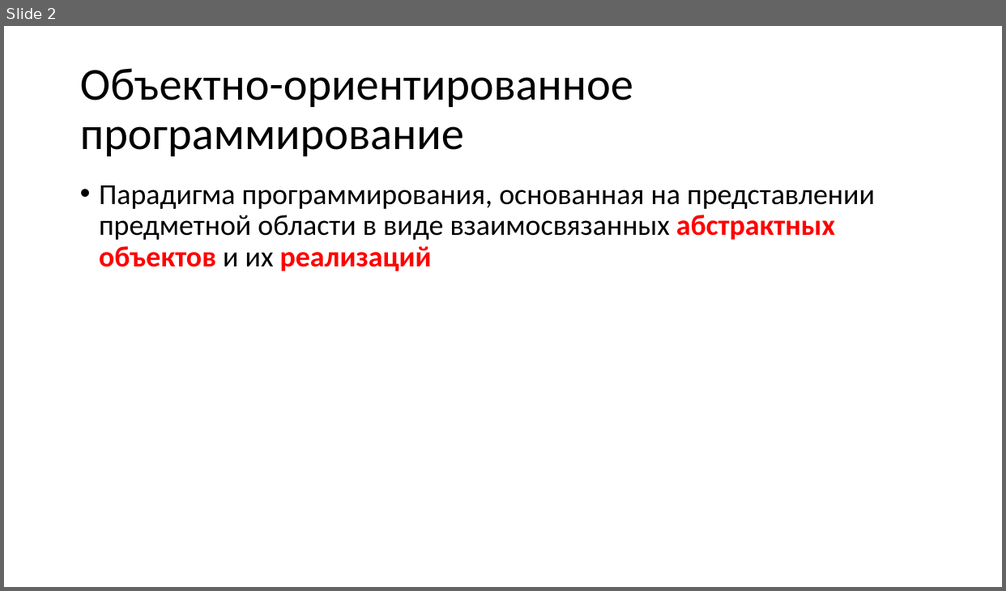
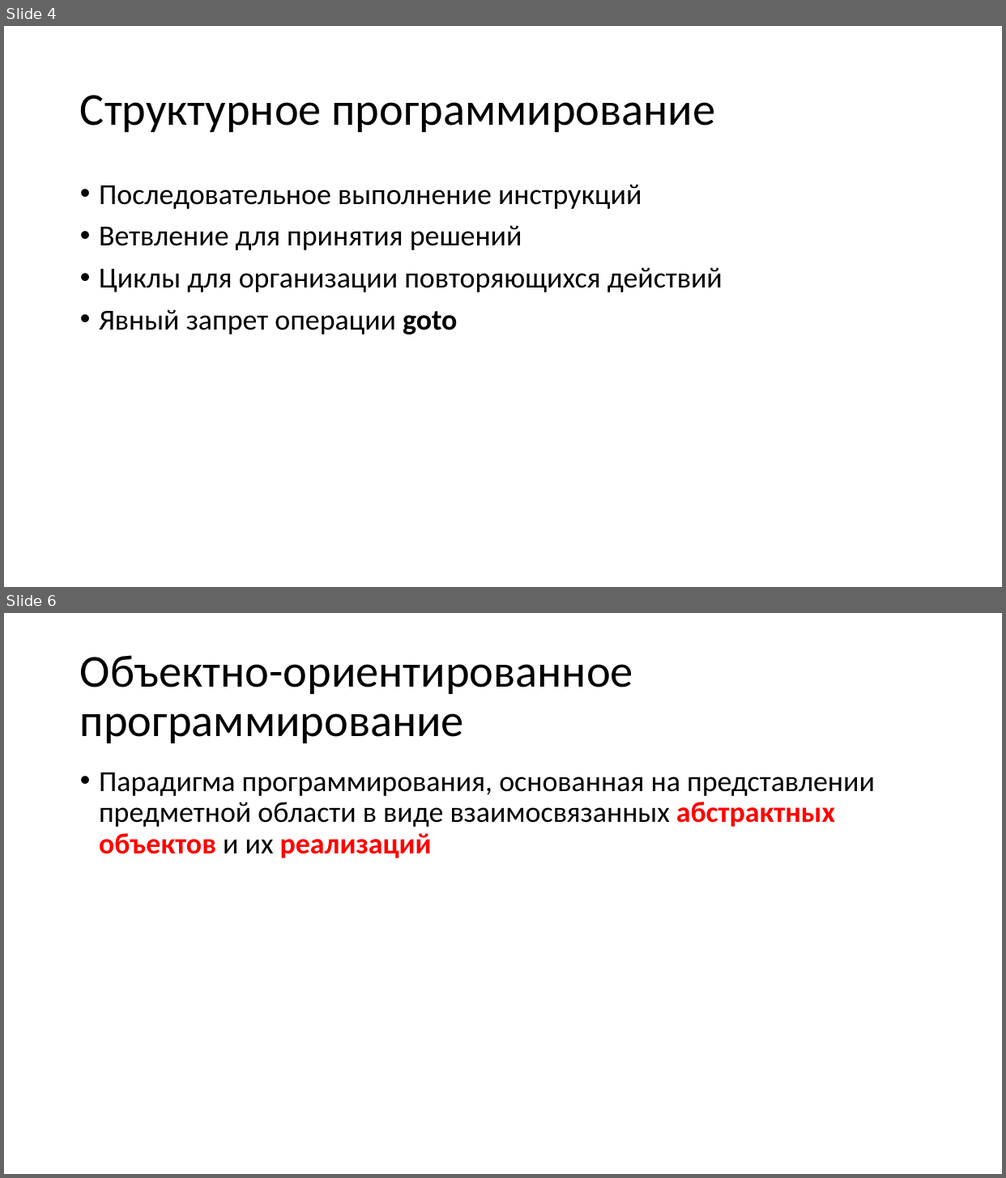
Before and after one commit to alexey-malov/oop, a slide deck: lectures/02/Основы ООП.pptx. Shown one above the other, each under a label of ours: slide 2 before the commit, slides 4 and 6 after it; the slides between them are not shown. The pictures are 1006x591 and 1006x1178 pixels, drawn with LibreOffice and Linux fonts; fonts in the diff are those of the drawing. Boxes give left, top, right and bottom in pixels: in the first picture for what was removed or moved away, otherwise in the second. Text is boxed around its words. In the diff, an @@ line names an element or a change of style, - is before the commit and + after.

```diff
--- a/lectures/02/Основы ООП.pptx
+++ b/lectures/02/Основы ООП.pptx
@@ slide 4 added at (4, 26, 1002, 587), background #FFFFFF @@
@@ title added at (80, 95, 716, 132), 44 pt, text #000000 @@
+Структурное программирование
@@ text added at (99, 184, 722, 335), 28 pt, text #000000 @@
+• Последовательное выполнение инструкций
+• Ветвление для принятия решений
+• Циклы для организации повторяющихся действий
+• Явный запрет операции goto
@@ what was slide 2 is now slide 6 @@
```
Also in this commit, not shown: 5 other slides added, 2 slides removed.
